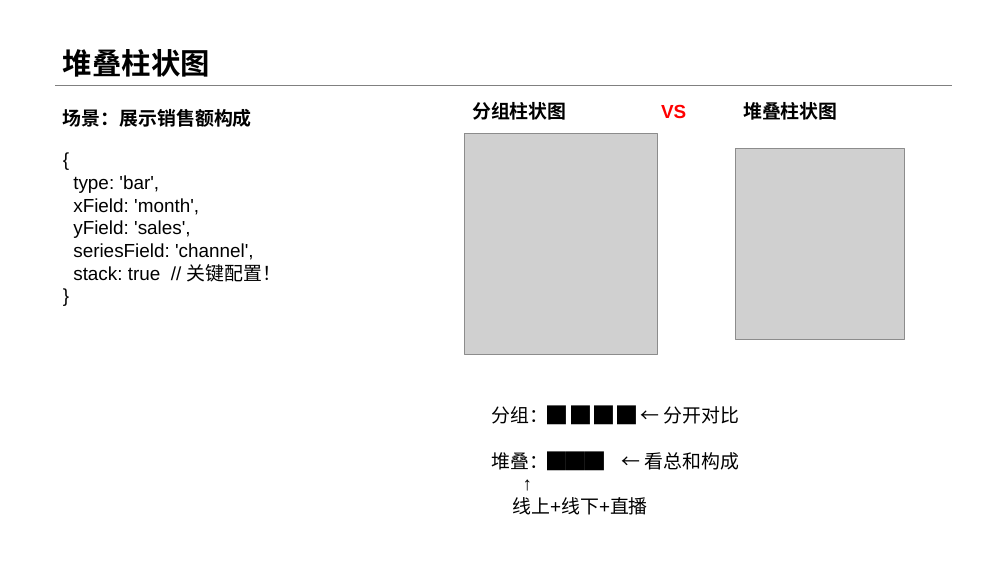
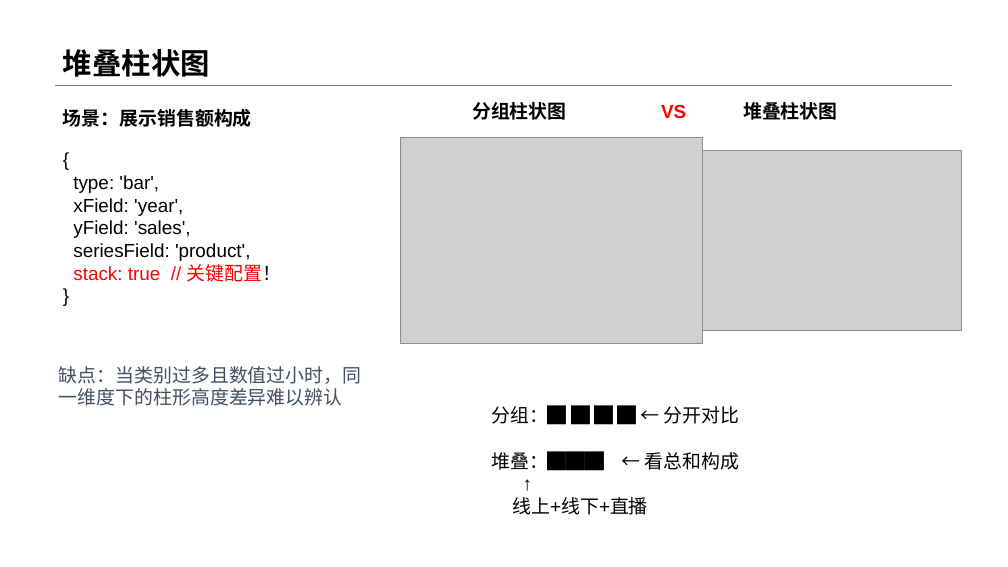
Before and after one commit to menglin1997/vchartCourse, a slide deck: slide 5 of code/Chapter 3 - Vchart Type/20-BarAdvanced/20-BarAdvanced.pptx. Drawn at 1008x567 pixels with LibreOffice and Linux fonts; fonts in the diff are those of the drawing; grey boxes stand for pictures. Boxes give left, top, right and bottom in pixels: in the first picture for what was removed or moved away, otherwise in the second. Text is boxed around its words. In the diff, an @@ line names an element or a change of style, - is before the commit and + after.

```diff
--- a/code/Chapter 3 - Vchart Type/20-BarAdvanced/20-BarAdvanced.pptx
+++ b/code/Chapter 3 - Vchart Type/20-BarAdvanced/20-BarAdvanced.pptx
@@ picture: place and size @@
-picture at (465, 134, 658, 355)
+picture at (400, 138, 702, 343)
@@ picture: place and size @@
-picture at (736, 148, 904, 340)
+picture at (702, 150, 962, 330)
@@ text at (73, 198, 183, 216): text changed @@
-xField: 'month',
+xField: 'year',
@@ text at (73, 243, 250, 261): text changed @@
-seriesField: 'channel',
+seriesField: 'product',
@@ text at (73, 264, 281, 282): text colour #000000 to #FF0000 in "stack: true // 关键配置！" @@
@@ text added at (59, 366, 361, 406), 18 pt, text #424E66 @@
+缺点：当类别过多且数值过小时，同一维度下的柱形高度差异难以辨认
```
Also in this commit, not shown: 3 other slides changed, 1 slide removed, 7 other files.
